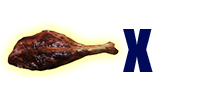
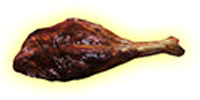
The second 200×100 image is a revision of the first. Changes to its layers:
removed layer "x" over [123, 29, 153, 72]
painted on "turkeyLeg" over [0, 2, 200, 98]
